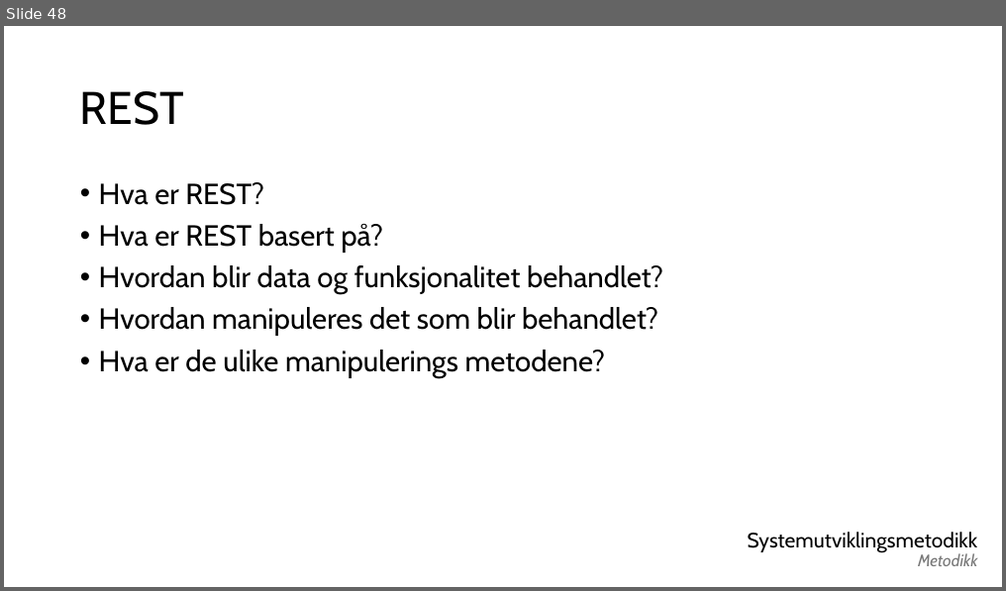
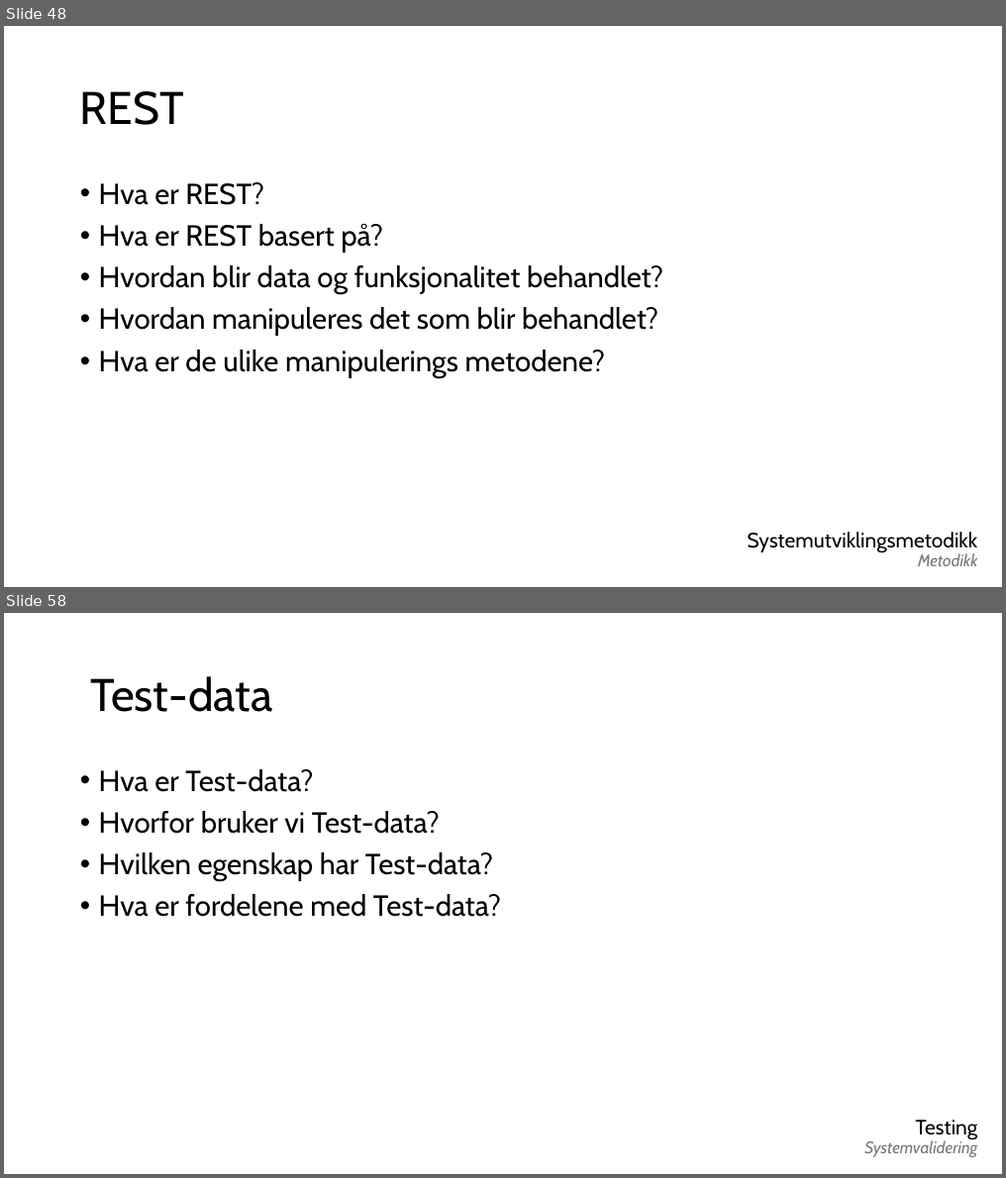
Before and after one commit to real-eo/IDATT1005-Systemutvikling, a slide deck: 2026 VÅR/Eksamensøving/Slides.pptx. Shown one above the other, each under a label of ours: slide 48 before the commit, slides 48 and 58 after it; the slides between them are not shown. The pictures are 1006x591 and 1006x1178 pixels, drawn with LibreOffice and Linux fonts; fonts in the diff are those of the drawing. Boxes give left, top, right and bottom in pixels: in the first picture for what was removed or moved away, otherwise in the second. Text is boxed around its words. In the diff, an @@ line names an element or a change of style, - is before the commit and + after.

```diff
--- a/2026 VÅR/Eksamensøving/Slides.pptx
+++ b/2026 VÅR/Eksamensøving/Slides.pptx
@@ slide 58 added at bbox=[4, 613, 1002, 1174], background #FFFFFF @@
@@ title added at bbox=[90, 676, 272, 712], 44 pt, text #000000 @@
+Test-data
@@ text added at bbox=[99, 769, 501, 917], 28 pt, text #000000 @@
+• Hva er Test-data?
+• Hvorfor bruker vi Test-data?
+• Hvilken egenskap har Test-data?
+• Hva er fordelene med Test-data?
@@ text added at bbox=[864, 1140, 977, 1157], 16 pt, text #797979, italic @@
+Systemvalidering
@@ text added at bbox=[916, 1120, 978, 1141], 20 pt, text #000000 @@
+Testing
```
Also in this commit, not shown: 5 slides changed, 28 other slides added.
